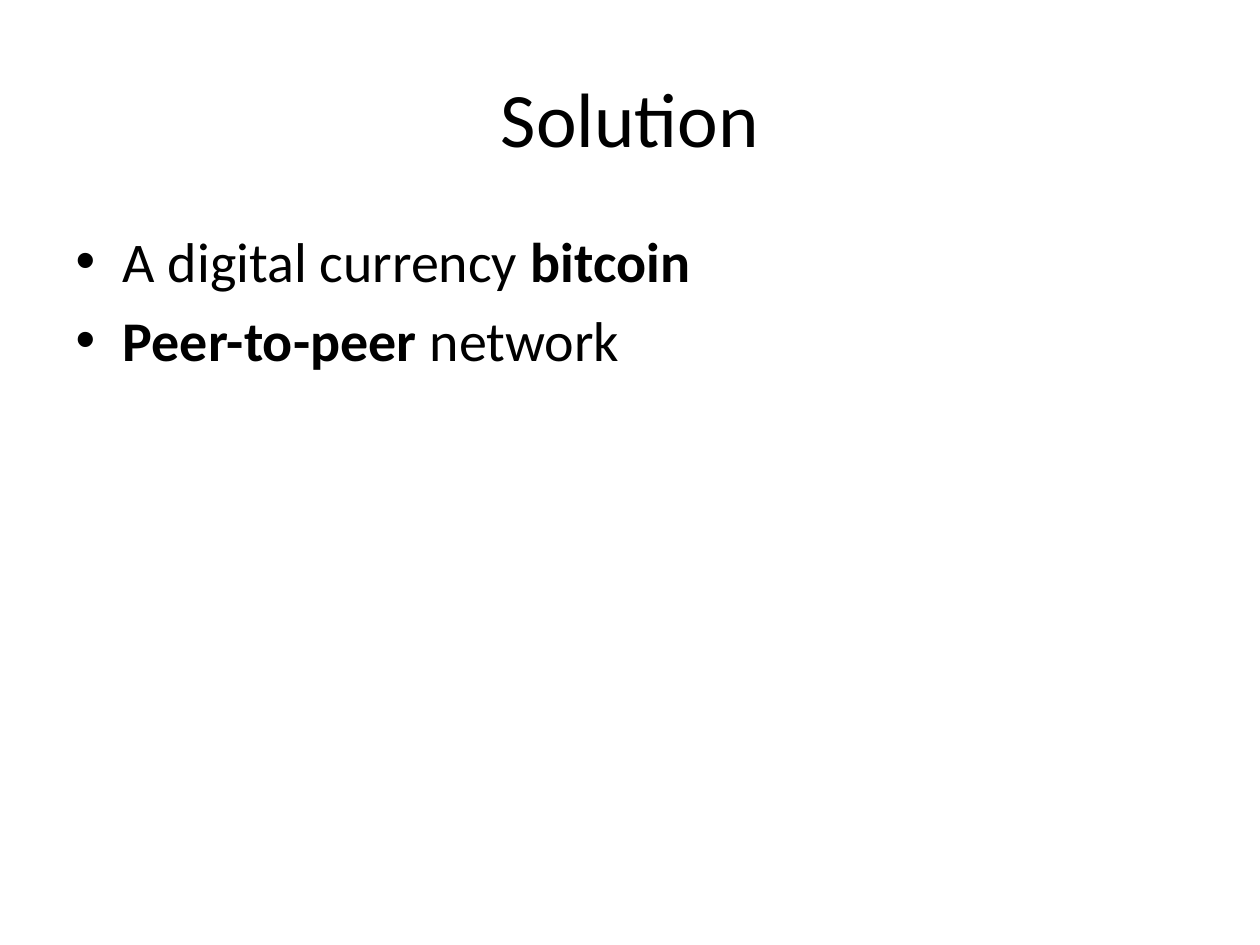
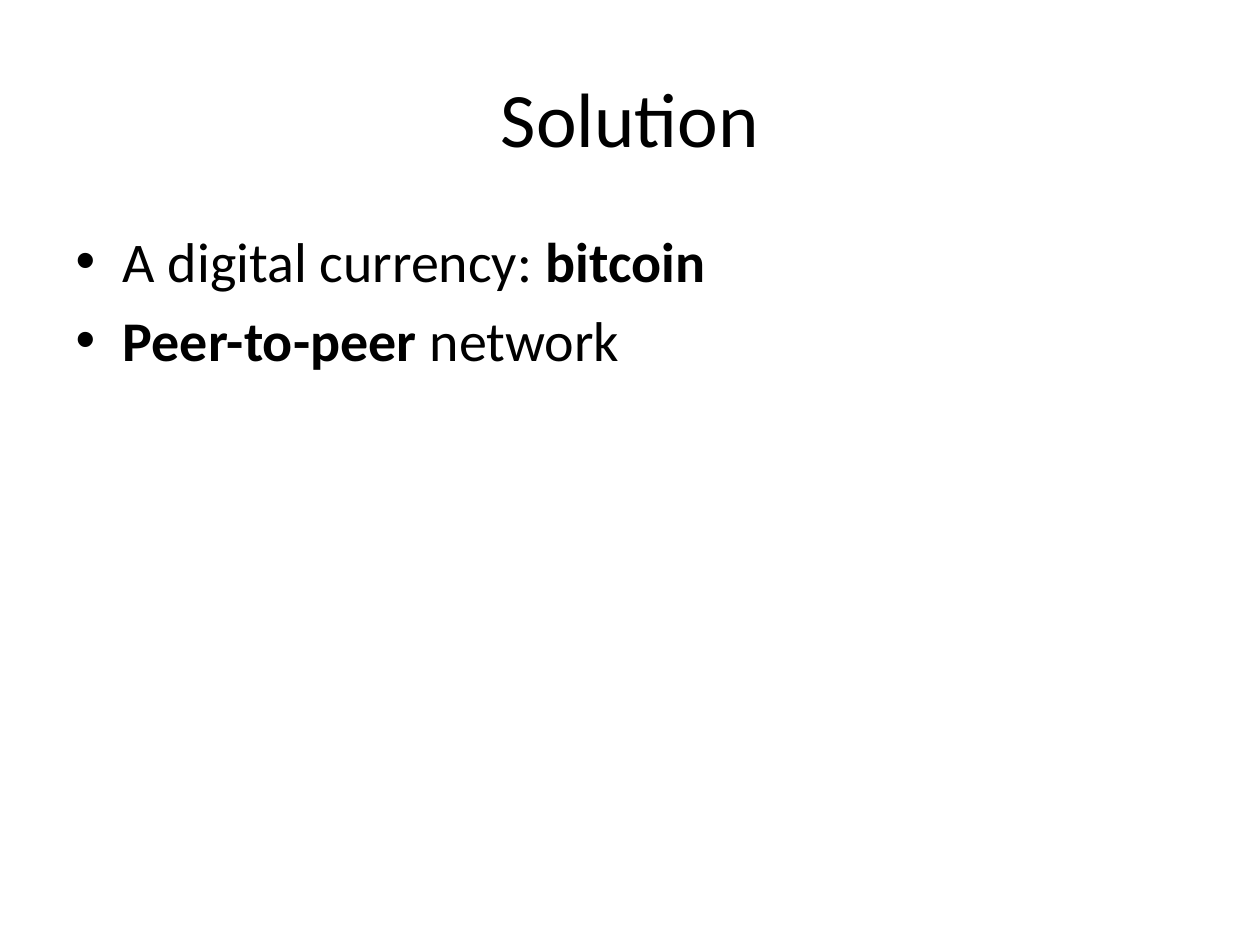
Before and after one commit to dionyziz/ntua-crypto, a slide deck: slide 7 of bitcoin-en.pptx. Drawn at 1260x945 pixels with LibreOffice and Linux fonts; fonts in the diff are those of the drawing. Boxes give left, top, right and bottom in pixels: in the first picture for what was removed or moved away, otherwise in the second. Text is boxed around its words. In the diff, an @@ line names an element or a change of style, - is before the commit and + after.

```diff
--- a/bitcoin-en.pptx
+++ b/bitcoin-en.pptx
@@ text at (123, 242, 706, 292): text changed @@
-• A digital currency bitcoin
+• A digital currency: bitcoin
```
Also in this commit, not shown: 15 other slides changed, 1 other file.
